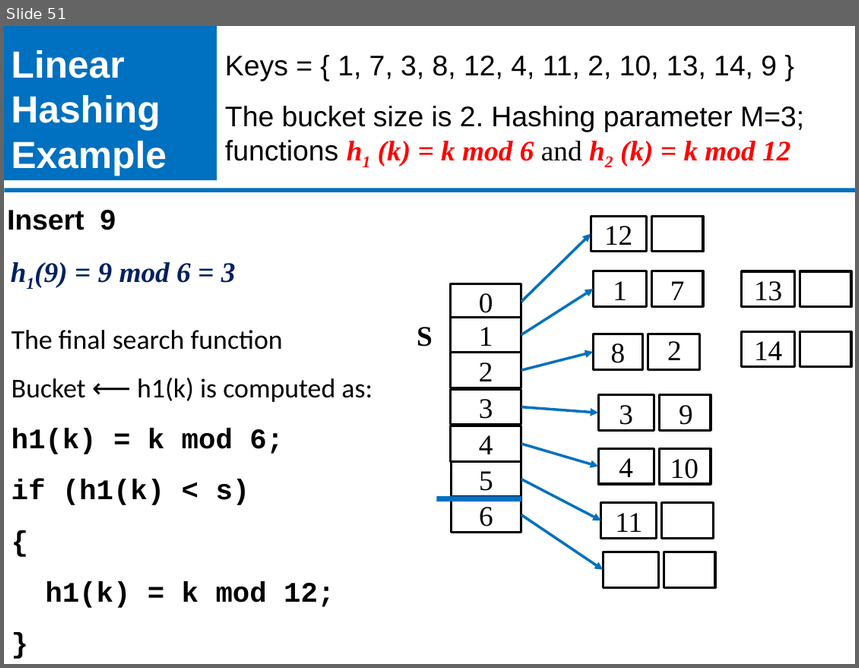
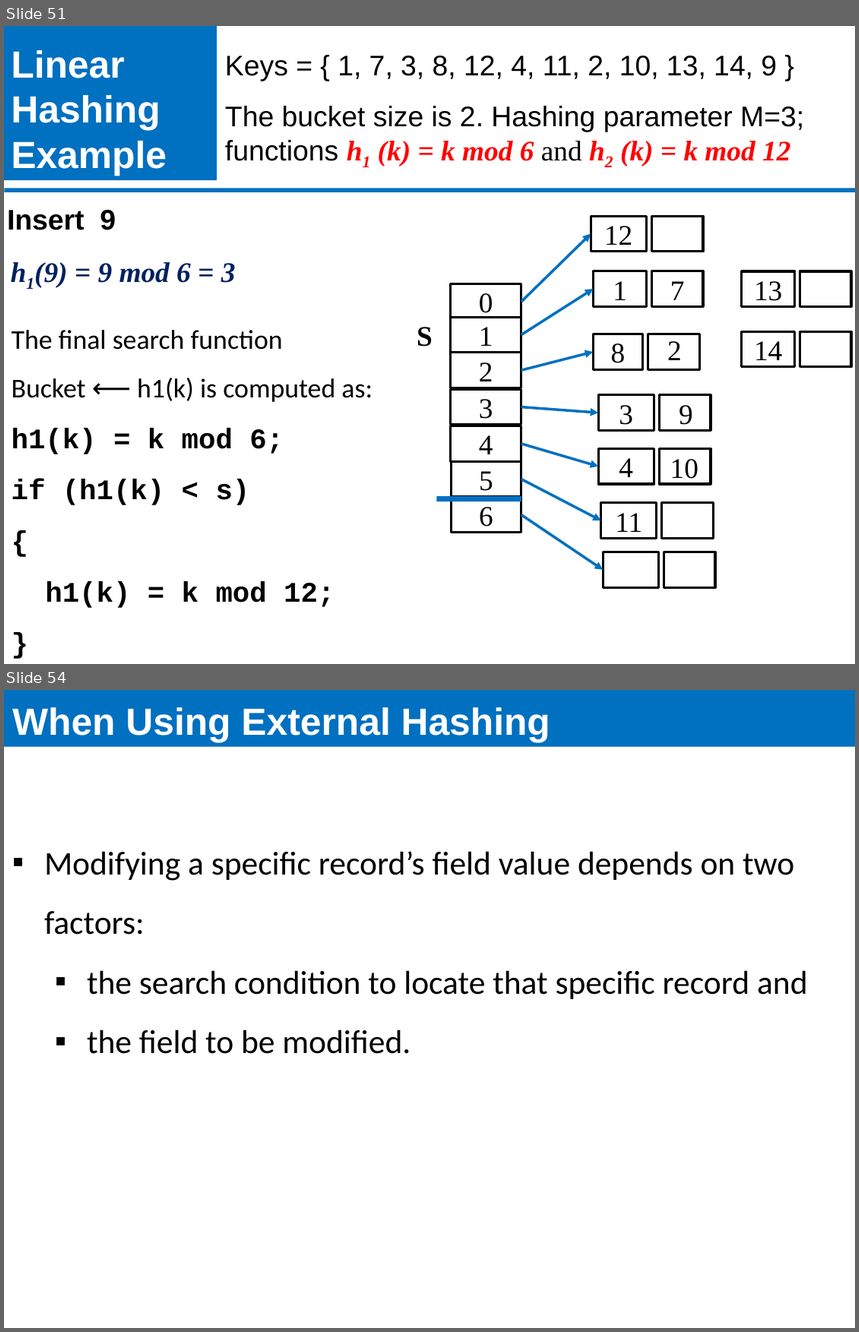
Before and after one commit to ECEG4191/Lecture-Slides, a slide deck: 8.4 Hashing Techniques.pptx. Shown one above the other, each under a label of ours: slide 51 before the commit, slides 51 and 54 after it; the slides between them are not shown. The pictures are 859x668 and 859x1332 pixels, drawn with LibreOffice and Linux fonts; fonts in the diff are those of the drawing; grey boxes stand for pictures; background and template pictures are left out. Boxes give left, top, right and bottom in pixels: in the first picture for what was removed or moved away, otherwise in the second. Text is boxed around its words. In the diff, an @@ line names an element or a change of style, - is before the commit and + after.

```diff
--- a/8.4 Hashing Techniques.pptx
+++ b/8.4 Hashing Techniques.pptx
@@ slide 54 added at box(4, 690, 855, 1328), background #FFFFFF @@
@@ title added at box(4, 690, 855, 747), fill #0070C0, 32 pt, text #FFFFFF, bold @@
+When Using External Hashing
@@ text added at box(44, 851, 808, 1054), 28 pt, text #000000 @@
+▪ Modifying a specific record’s field value depends on two factors:
+  ▪ the search condition to locate that specific record and
+  ▪ the field to be modified.
```
Also in this commit, not shown: 4 slides changed, 4 other slides added.
